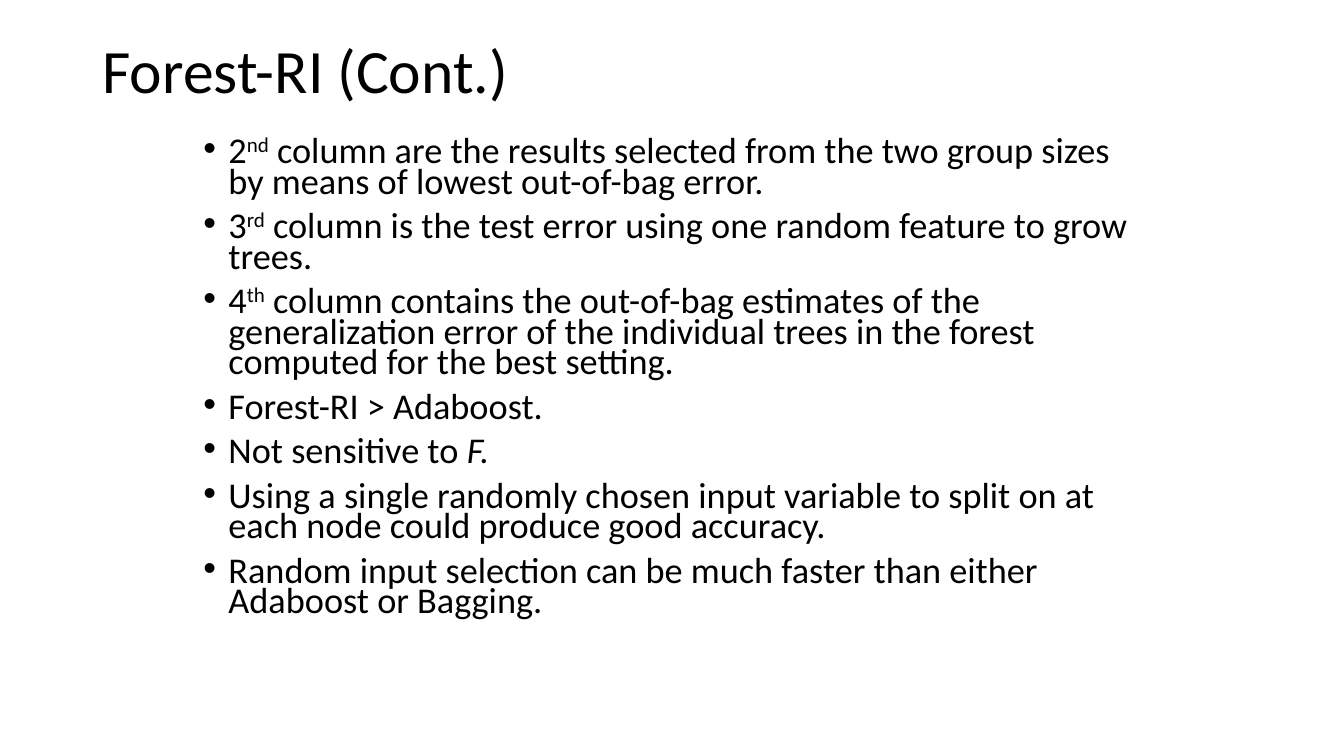
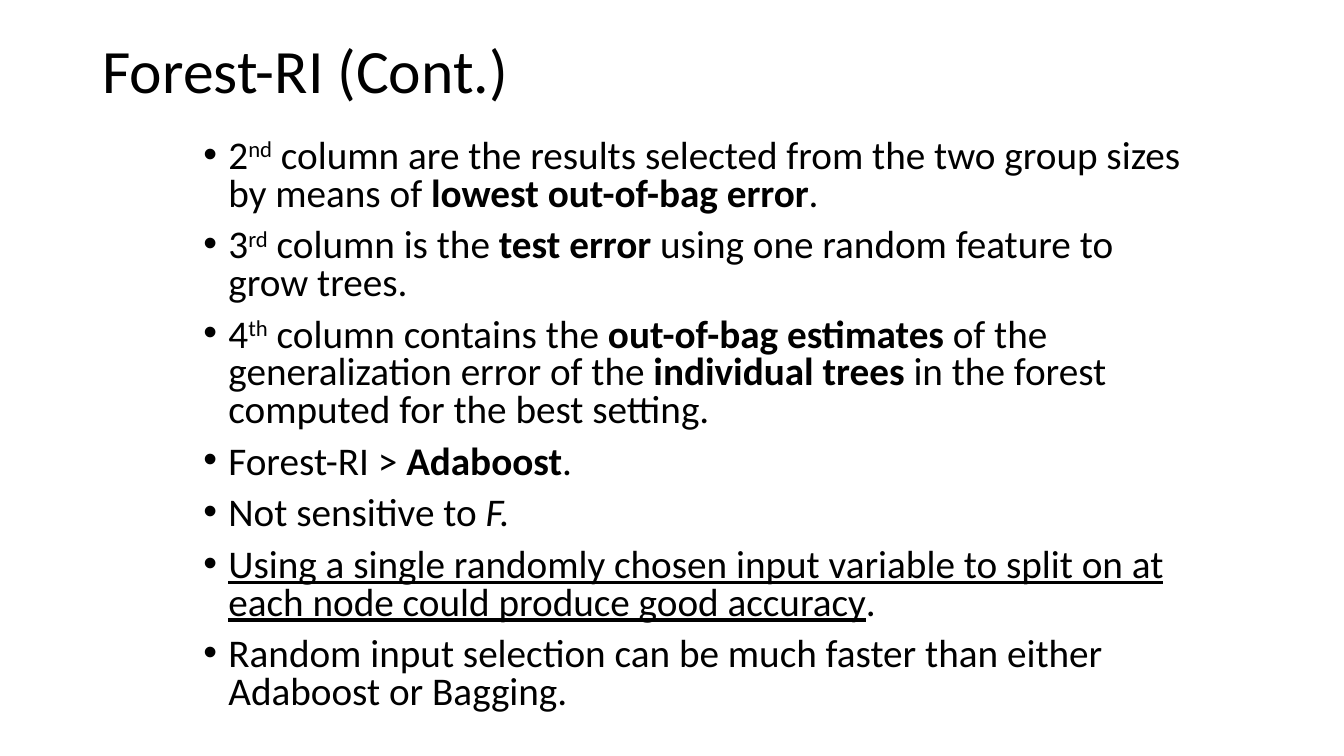
Before and after one commit to SannioAnalytics/Online-Materials, a slide deck: slide 30 of 18. Random Forests.pptx. Drawn at 1344x756 pixels with LibreOffice and Linux fonts; fonts in the diff are those of the drawing. Boxes give left, top, right and bottom in pixels: in the first picture for what was removed or moved away, otherwise in the second. Text is boxed around its words. In the diff, an @@ line names an element or a change of style, - is before the commit and + after.

```diff
--- a/18. Random Forests.pptx
+++ b/18. Random Forests.pptx
@@ text "2nd column are the results ..." at bbox=[228, 141, 1180, 712]: size 25.9 to 28 pt; bold on in "lowest out-of-bag error.", "test error", "out-of-bag estimates individual trees", "Adaboost."; underline on in "Using a single randomly chosen input variable ..."; line spacing 0.7 to 0.8 @@
```
Also in this commit, not shown: 21 other slides changed, 1 other file.
